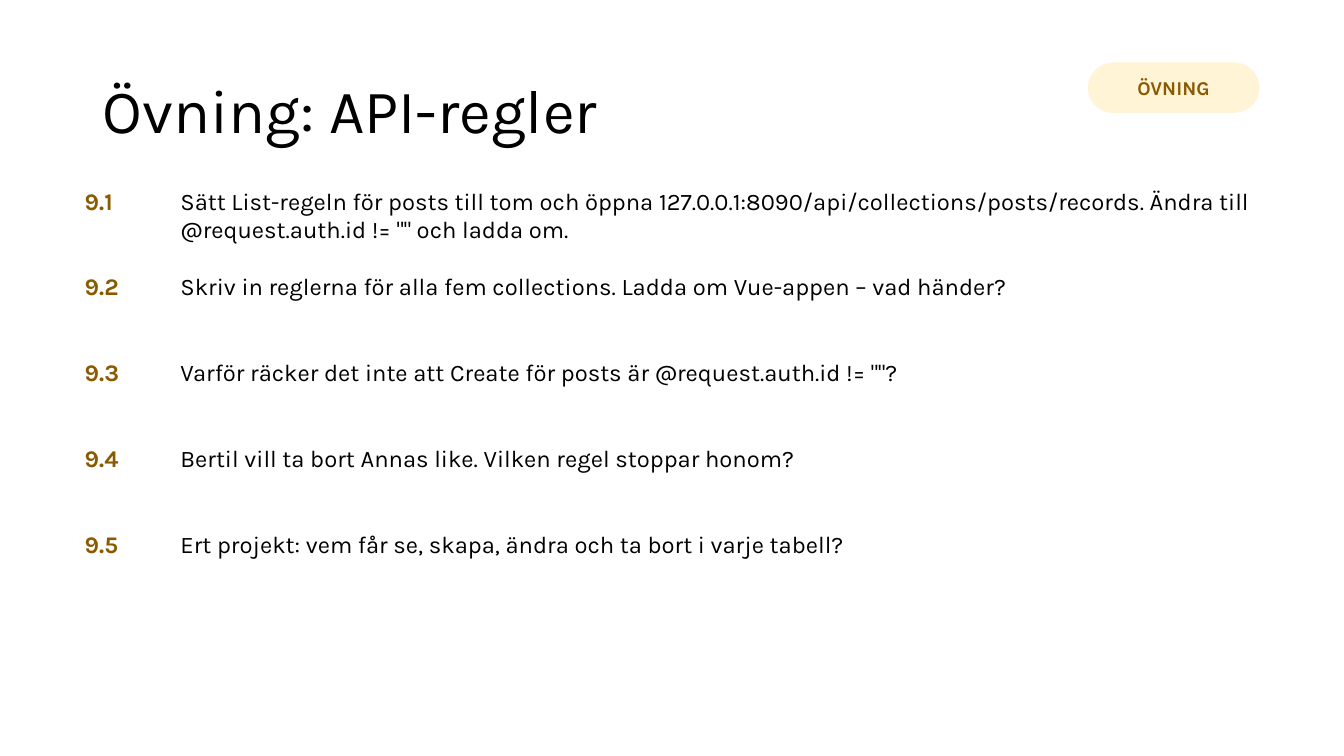
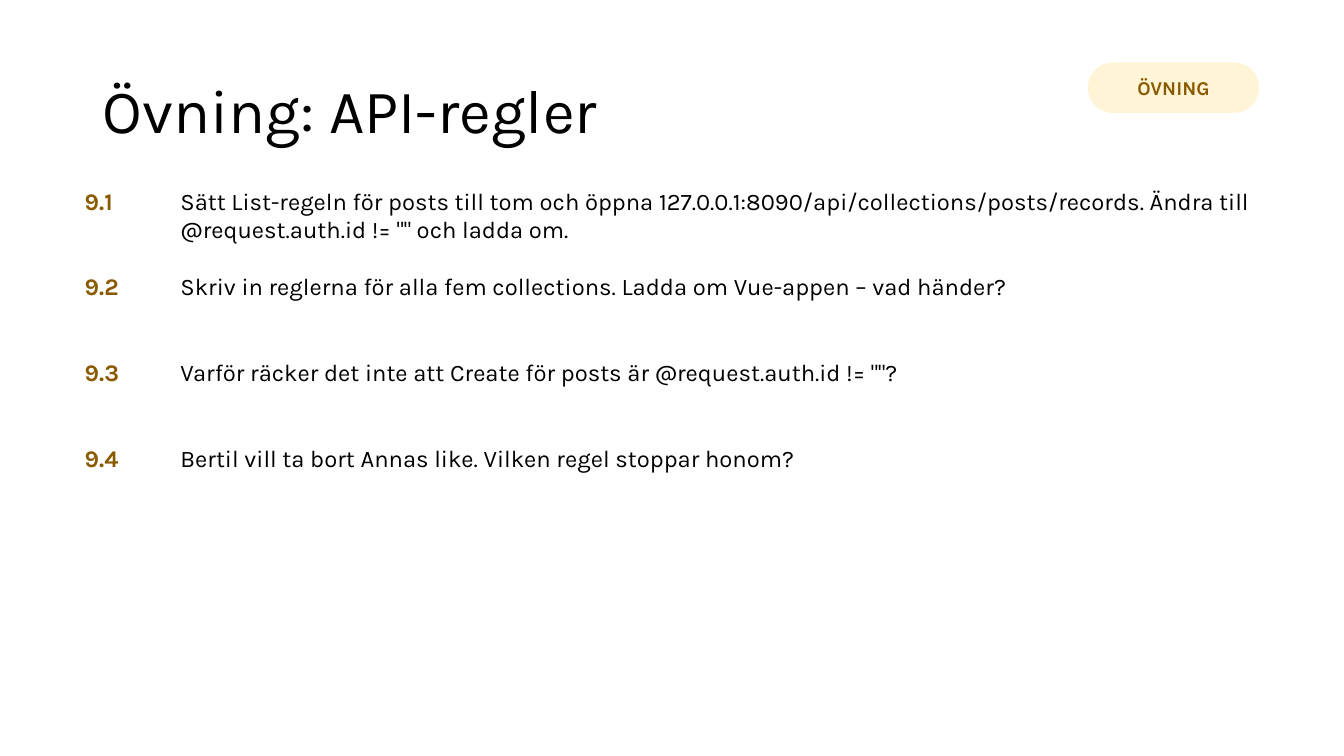
Before and after one commit to abbjetmus/pocketbase-flutter-kurs, a slide deck: slide 38 of Databaser och mobilapputveckling - sammanfattning.pptx. Drawn at 1344x756 pixels with LibreOffice and Linux fonts; fonts in the diff are those of the drawing. Boxes give left, top, right and bottom in pixels: in the first picture for what was removed or moved away, otherwise in the second. Text is boxed around its words. In the diff, an @@ line names an element or a change of style, - is before the commit and + after.

```diff
--- a/Databaser och mobilapputveckling - sammanfattning.pptx
+++ b/Databaser och mobilapputveckling - sammanfattning.pptx
@@ text removed at box(85, 537, 119, 554) @@
-9.5
@@ text removed at box(180, 535, 844, 558) @@
-Ert projekt: vem får se, skapa, ändra och ta bort i varje tabell?
```
Also in this commit, not shown: 2 other slides changed, 2 other files.
